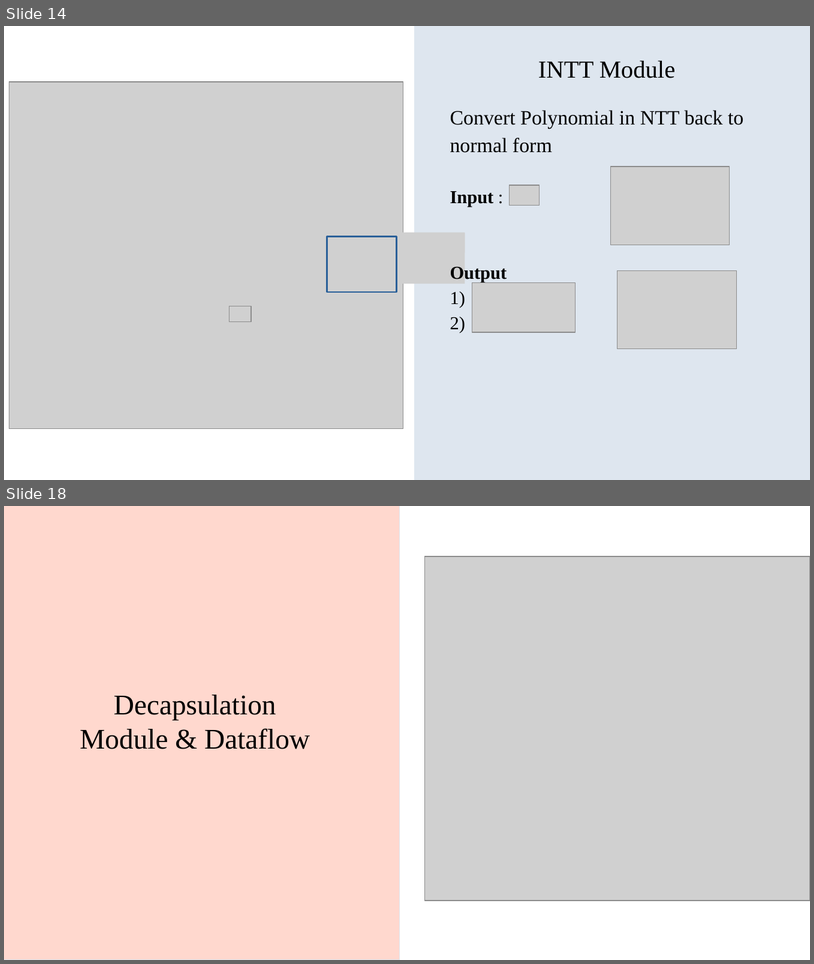
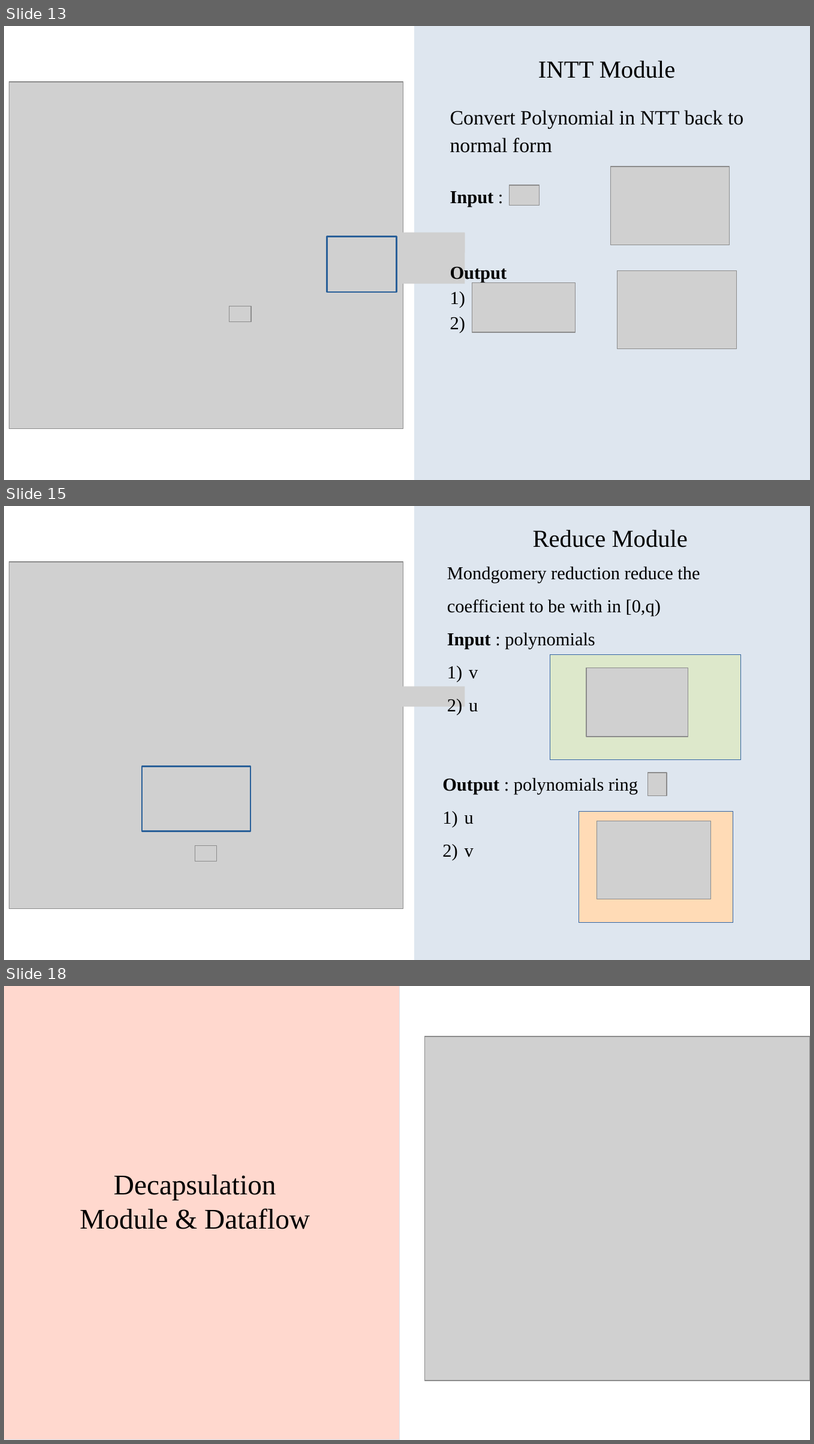
Before and after one commit to NitchayaninT/post-quantum-cryptography-accelerator, a slide deck: workspace/phil/purehardware.odp. Shown one above the other, each under a label of ours: slides 14 and 18 before the commit, slides 13, 15 and 18 after it; the slides between them are not shown. The pictures are 814x964 and 814x1444 pixels, drawn with LibreOffice and Linux fonts; fonts in the diff are those of the drawing; grey boxes stand for pictures. Boxes give left, top, right and bottom in pixels: in the first picture for what was removed or moved away, otherwise in the second. Text is boxed around its words. In the diff, an @@ line names an element or a change of style, - is before the commit and + after.

```diff
--- a/workspace/phil/purehardware.odp
+++ b/workspace/phil/purehardware.odp
@@ slide 15 added at bbox=[4, 506, 810, 960], background #FFFFFF @@
@@ rectangle added at bbox=[414, 506, 810, 960], fill #DEE6EF, outline #DEE6EF 0 pt @@
@@ text added at bbox=[533, 529, 688, 547], 24 pt, text #000000 @@
+Reduce Module
@@ picture added at bbox=[9, 562, 404, 909] @@
@@ text added at bbox=[447, 567, 700, 712], 18 pt, text #000000 @@
+Mondgomery reduction reduce the coefficient to be with in [0,q)
+Input : polynomials
+1) v
+2) u
@@ rectangle added at bbox=[551, 655, 741, 760], fill #DDE8CB, outline #3465A4 0 pt @@
@@ picture added at bbox=[587, 668, 689, 736] @@
@@ picture added at bbox=[364, 687, 466, 707] @@
@@ rectangle added at bbox=[143, 766, 251, 831], outline #2A6099 1.45 pt @@
@@ picture added at bbox=[648, 772, 668, 795] @@
@@ text added at bbox=[443, 778, 638, 857], 18 pt, text #000000 @@
+Output : polynomials ring
+1) u
+2) v
@@ rectangle added at bbox=[579, 811, 734, 922], fill #FFDBB6, outline #3465A4 0 pt @@
@@ picture added at bbox=[597, 820, 711, 899] @@
@@ picture added at bbox=[195, 846, 217, 862] @@
@@ what was slide 14 is now slide 13 @@
```
Also in this commit, not shown: 7 slides changed, 12 other slides added, 2 slides removed, 1 other file.
